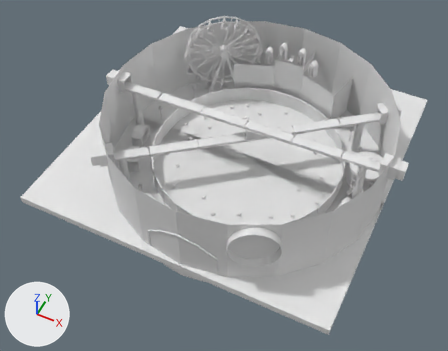
The Blender file gce-dev-GC-ENGINE-Usable (1)/Geometry with hitbox/Level3.blend, before and after one commit.
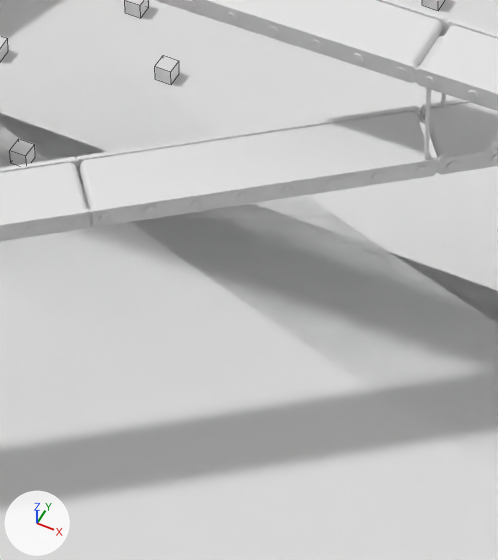
The first picture shows the older version from a 50 mm camera at (48.2, -113.0, 129.6) aimed at (-3.4, -9.8, 0.6). The close-ups show the older and then the newer version on the part from 42% to 57% of the width and 33% to 56% of the height of that picture. Only the edits that show in the close-ups are written down. The axes (+X, +Y, +Z) are drawn at lower left. The lights are the same throughout. The close-ups show mesh edges as thin lines.

Names of what the first close-up shows: 'BoxCollider Floor', 'map 3' and 5 more.
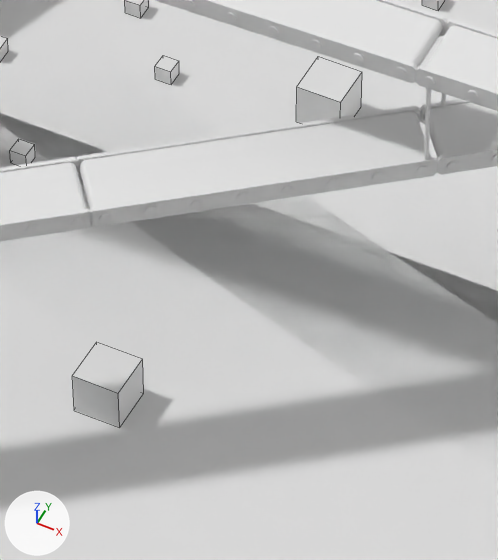
What the commit changed:
Object '-0-Cookies.002' (ob_0_cookies_002) is new; it shows a copy of the mesh of ob_zone_spawn_023.
Its location is (-8.92, 6.82, 1.0).
Object '-0-Cookies.001' (ob_0_cookies_001) is new; it shows a copy of the mesh of ob_zone_spawn_023.
Its location is (-9.56, -11.34, 1.0).

Changed parts and their boxes [x1, y1, x2, y2] in the close-ups (498 x 560 px):
'-0-Cookies.001', added
    after: [72, 342, 144, 428]
'-0-Cookies.002', added
    after: [296, 57, 362, 123]
